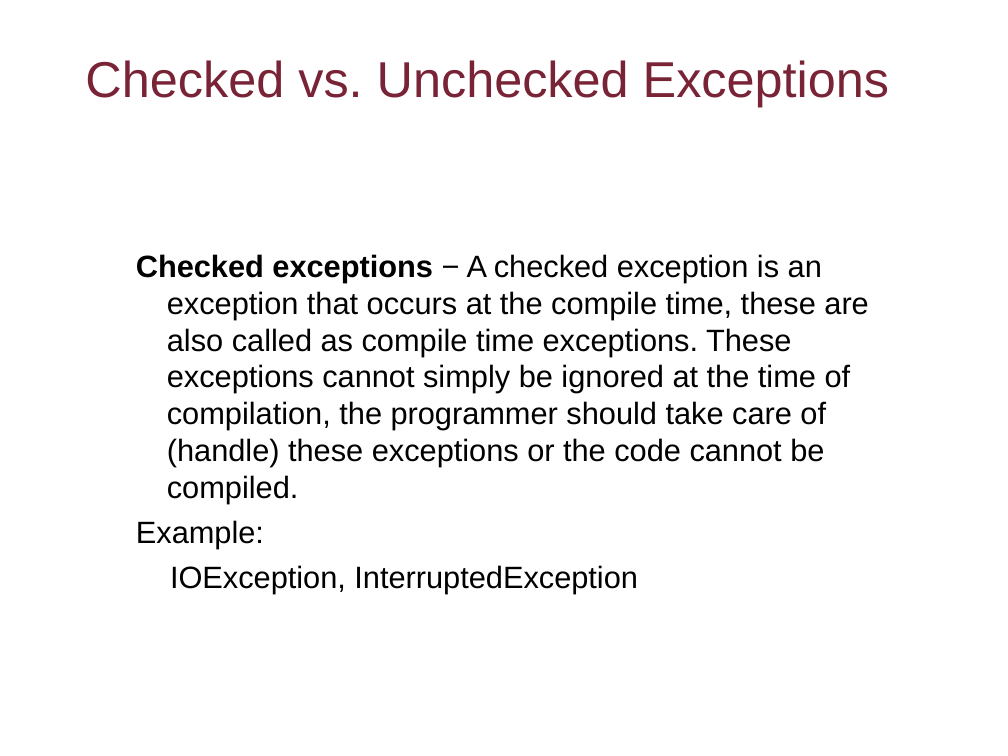
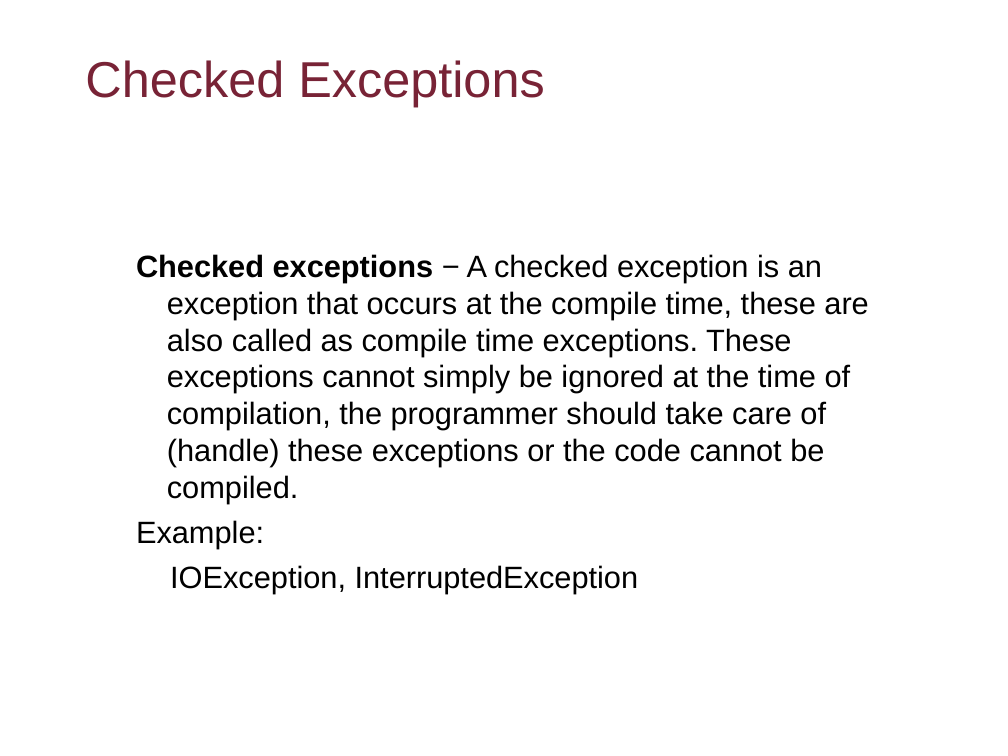
Before and after one commit to flyworker/java-workshop, a slide deck: slide 71 of Java_Trainning_Entry_Level.ppt. Drawn at 1008x756 pixels with LibreOffice and Linux fonts; fonts in the diff are those of the drawing; background and template pictures are left out. Boxes give left, top, right and bottom in pixels: in the first picture for what was removed or moved away, otherwise in the second. Text is boxed around its words. In the diff, an @@ line names an element or a change of style, - is before the commit and + after.

```diff
--- a/Java_Trainning_Entry_Level.ppt
+++ b/Java_Trainning_Entry_Level.ppt
@@ text at (85, 60, 544, 107): text changed @@
-Checked vs. Unchecked Exceptions
+Checked Exceptions
```
Also in this commit, not shown: 14 other slides changed, 4 other files.
